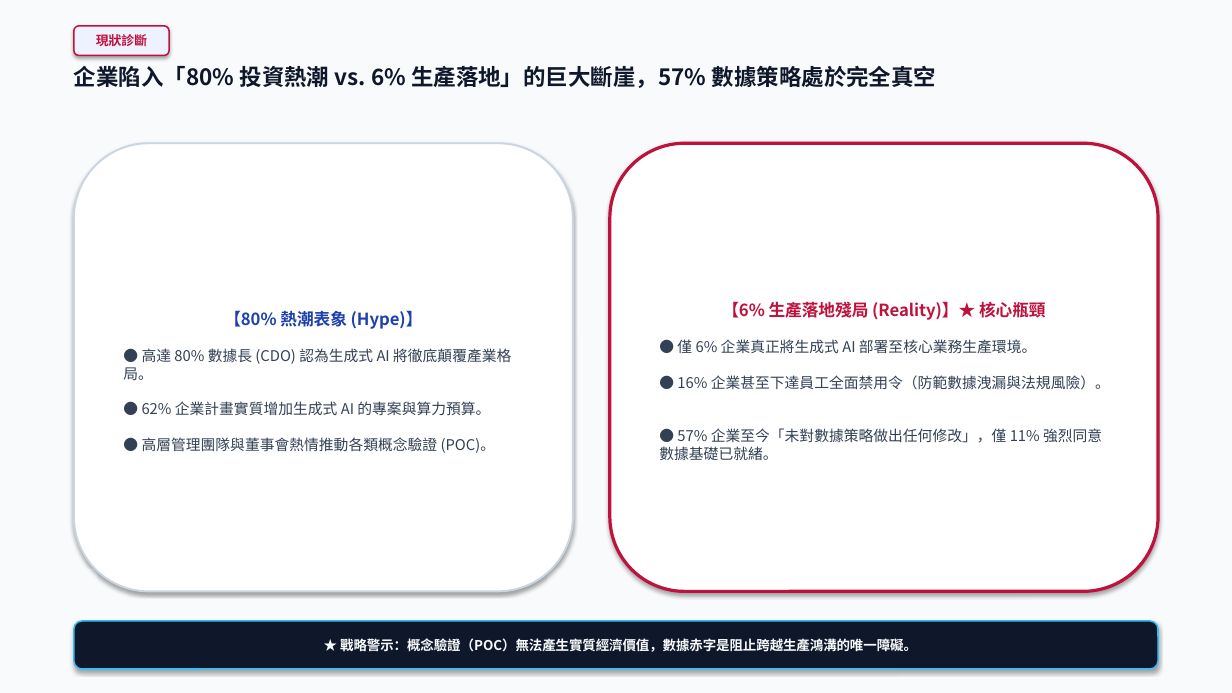
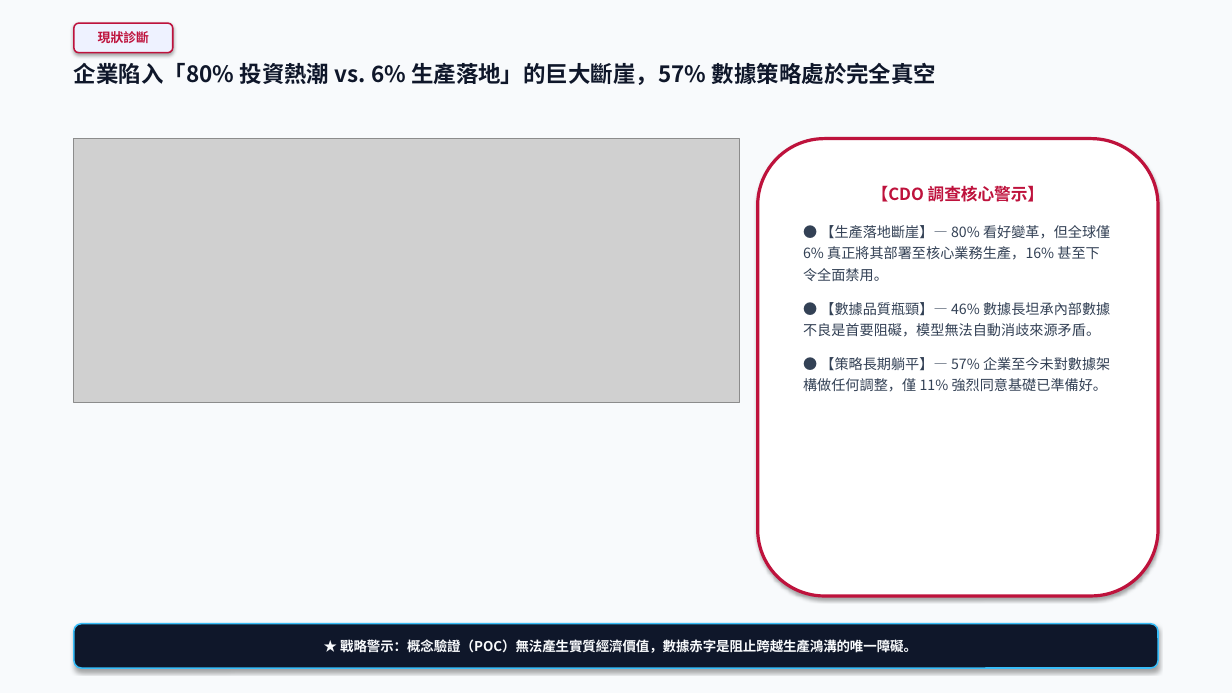
Before and after one commit to markyang20040112-source/deep-reading-and-visual-synthesis, a slide deck: slide 2 of reading_sessions/20261101_企業數據與生成式AI準備度/02_outputs/02_executive_presentation.pptx. Drawn at 1232x693 pixels with LibreOffice and Linux fonts; fonts in the diff are those of the drawing; grey boxes stand for pictures. Boxes give left, top, right and bottom in pixels: in the first picture for what was removed or moved away, otherwise in the second. Text is boxed around its words. In the diff, an @@ line names an element or a change of style, - is before the commit and + after.

Commit message:
feat(skill): upgrade PDF pipeline, unified-scale charts, pptx text wrapping, and single canonical format

```diff
--- a/reading_sessions/20261101_企業數據與生成式AI準備度/02_outputs/02_executive_presentation.pptx
+++ b/reading_sessions/20261101_企業數據與生成式AI準備度/02_outputs/02_executive_presentation.pptx
@@ rounded rectangle "現狀診斷": place and size @@
-rounded rectangle "現狀診斷" at <box>74,26,169,55</box>
+rounded rectangle "現狀診斷" at <box>74,23,173,53</box>
@@ rounded rectangle removed at <box>74,143,573,592</box> @@
-【80% 熱潮表象 (Hype)】
-● 高達 80% 數據長 (CDO) 認為生成式 AI 將徹底顛覆產業格局。
-● 62% 企業計畫實質增加生成式 AI 的專案與算力預算。
-● 高層管理團隊與董事會熱情推動各類概念驗證 (POC)。
@@ picture added at <box>74,139,739,402</box> @@
@@ rounded rectangle "【CDO 調查核心警示】": place and size @@
-rounded rectangle "【CDO 調查核心警示】" at <box>610,143,1158,592</box>
+rounded rectangle "【CDO 調查核心警示】" at <box>758,139,1158,596</box>
@@ rounded rectangle "【CDO 調查核心警示】" at <box>758,139,1158,596</box>: vertical alignment middle to top @@
@@ text in rounded rectangle at <box>803,185,1110,392</box>: text changed; size 11.5 to 11 pt @@
-【6% 生產落地殘局 (Reality)】★ 核心瓶頸
-● 僅 6% 企業真正將生成式 AI 部署至核心業務生產環境。
-● 16% 企業甚至下達員工全面禁用令（防範數據洩漏與法規風險）。
-● 57% 企業至今「未對數據策略做出任何修改」，僅 11% 強烈同意數據基礎已就緒。
+【CDO 調查核心警示】
+● 【生產落地斷崖】— 80% 看好變革，但全球僅 6% 真正將其部署至核心業務生產，16% 甚至下令全面禁用。
+● 【數據品質瓶頸】— 46% 數據長坦承內部數據不良是首要阻礙，模型無法自動消歧來源矛盾。
+● 【策略長期躺平】— 57% 企業至今未對數據架構做任何調整，僅 11% 強烈同意基礎已準備好。
```
Also in this commit, not shown: 7 other slides changed, 15 other files.
